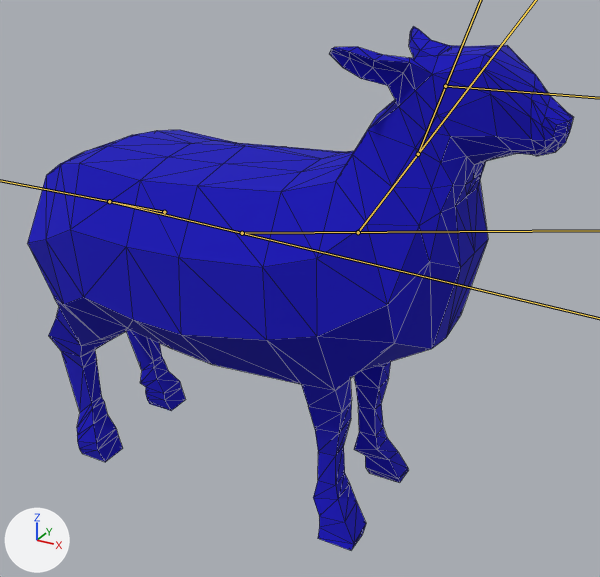
Two versions of the glTF model portfolio-v2/public/sheepModelwAnimations.gltf, one commit apart.
One viewpoint serves both versions: a camera (50 mm lens) standing at (0.953, -1.615, 1.372) and looking at (0.055, 0.017, 0.556). The axes (+X, +Y, +Z) are drawn at lower left. The lights are the same throughout. The bones that bend it are drawn over the model as lines. Mesh edges are drawn as thin lines.

In view in the first picture: 'Sheep'.
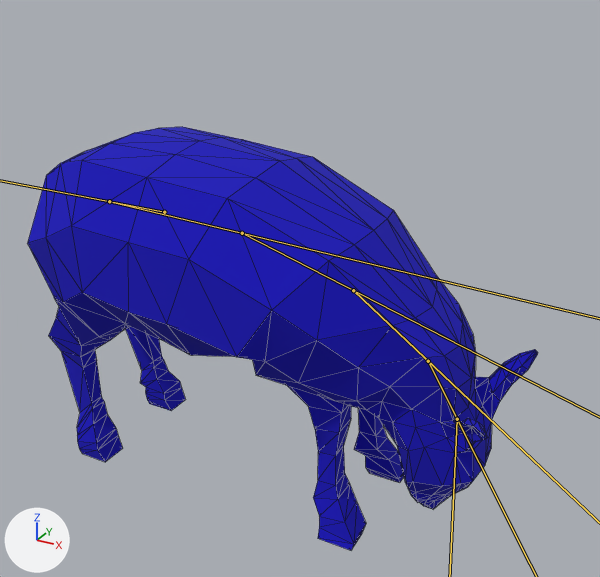
The newer file adds an action. The first version stands in its rest pose; the second is drawn at frame 24 of the action 'HeadDown'.

What differs and where, as boxes [x1, y1, x2, y2] in the pictures (600 x 577 px):
```json
{"object": "Sheep", "change": "posed", "before": [28, 26, 573, 550], "after": [28, 127, 538, 550], "on screen": "6% narrower, 19% shorter"}
```

Edits to the scene script, one JSON object a line:
```json
{"block": "bone_upper", "where": "bone_upper = bpy.data.objects['Armature'].pose.bones['Upper']  # child of 'Lower'"}
{"op": "set", "path": "bone_upper.rotation_quaternion", "old": "(1.0, 0.0, 0.0, 0.0)", "new": "(0.973, 0.0, 0.0, -0.229)", "note": "degrees (0, 0, 0) -> degrees (0, 0, -27)"}
{"block": "bone_chest", "where": "bone_chest = bpy.data.objects['Armature'].pose.bones['Chest']  # child of 'Upper'"}
{"op": "set", "path": "bone_chest.rotation_quaternion", "old": "(1.0, 0.0, 0.0, 0.0)", "new": "(0.845, 0.0, 0.0, -0.535)", "note": "degrees (0, 0, 0) -> degrees (0, 0, -65)"}
{"block": "bone_neck", "where": "bone_neck = bpy.data.objects['Armature'].pose.bones['Neck']  # child of 'Chest'"}
{"op": "set", "path": "bone_neck.rotation_quaternion", "old": "(1.0, 0.0, 0.0, 0.0)", "new": "(0.945, 0.0, 0.0, -0.328)", "note": "degrees (0, 0, 0) -> degrees (0, 0, -38)"}
{"block": "bone_head", "where": "bone_head = bpy.data.objects['Armature'].pose.bones['Head']  # child of 'Neck'"}
{"op": "set", "path": "bone_head.rotation_quaternion", "old": "(1.0, 0.0, 0.0, 0.0)", "new": "(0.937, 0.0, 0.0, 0.35)", "note": "degrees (0, 0, 0) -> degrees (0, 0, 41)"}
```
